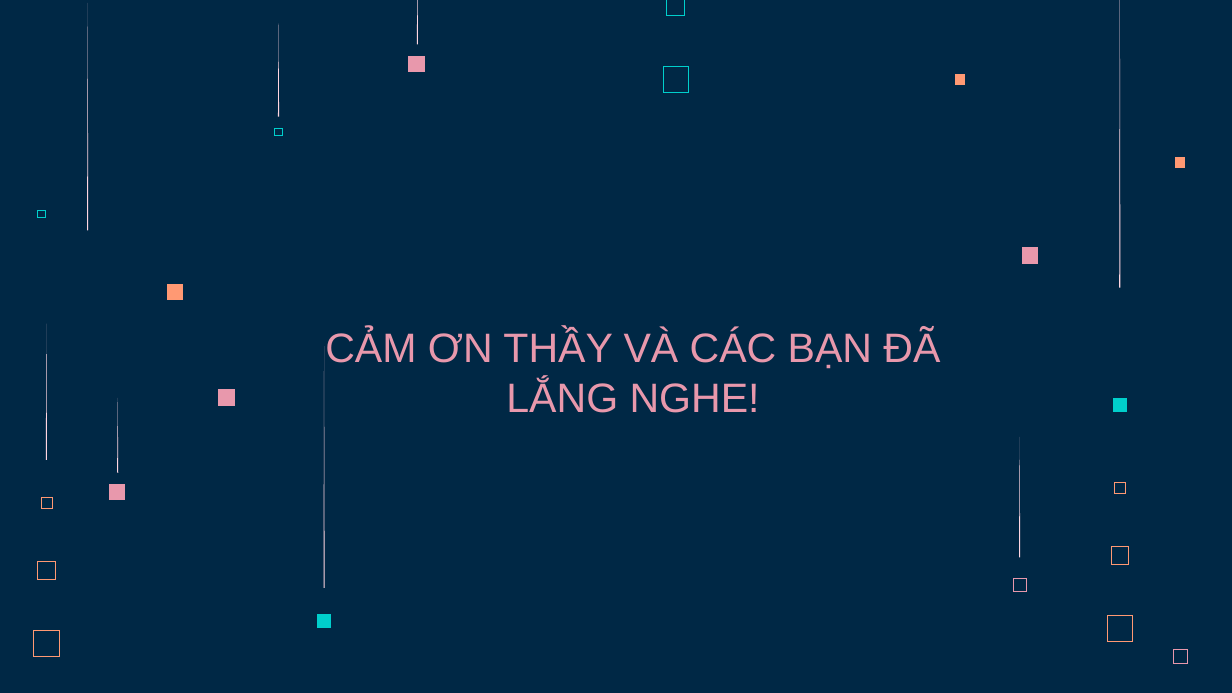
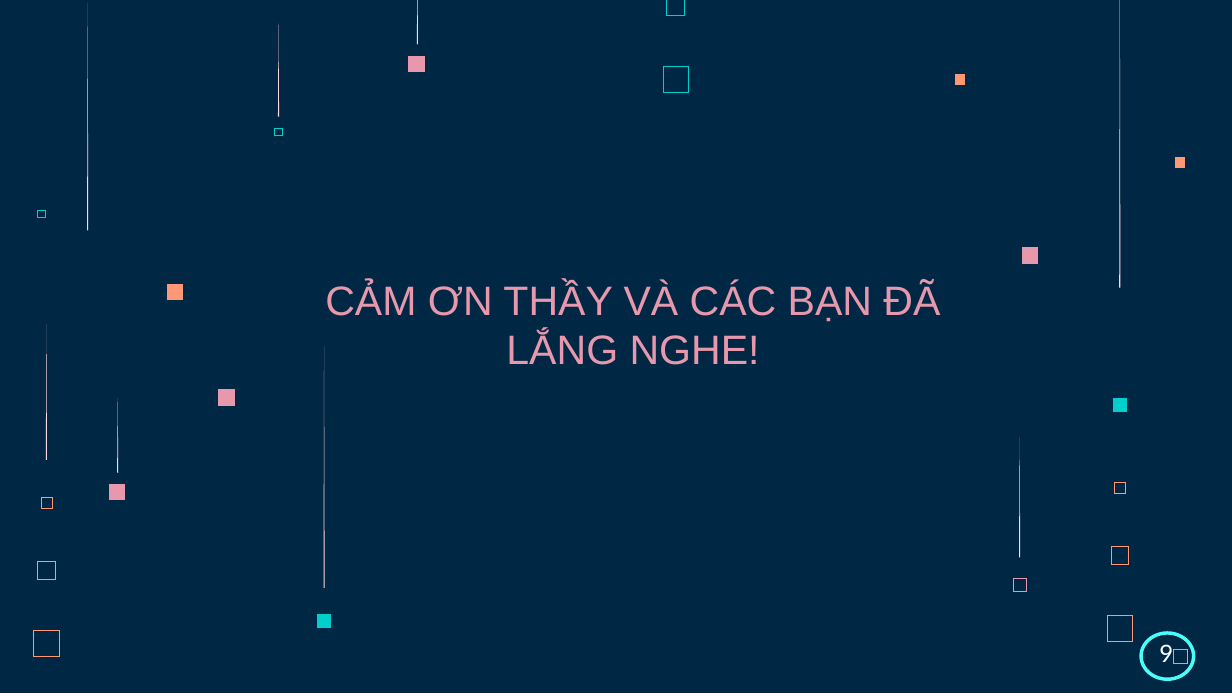
Before and after one commit to quang-pth/zelda-clone-pygame, a slide deck: slide 9 of slide-bao-cao.pptx (slide 7 before the commit). Drawn at 1232x693 pixels with LibreOffice and Linux fonts; fonts in the diff are those of the drawing. Boxes give left, top, right and bottom in pixels: in the first picture for what was removed or moved away, otherwise in the second. Text is boxed around its words. In the diff, an @@ line names an element or a change of style, - is before the commit and + after.

```diff
--- a/slide-bao-cao.pptx
+++ b/slide-bao-cao.pptx
@@ title "CẢM ƠN THẦY VÀ CÁC ...": place and size @@
-title "CẢM ƠN THẦY VÀ CÁC ..." at [325,330,940,413]
+title "CẢM ƠN THẦY VÀ CÁC ..." at [325,282,940,365]
@@ ellipse added at [1141,633,1194,680], fill #002845, outline #49FFFC 2 pt @@
@@ text added at [1159,644,1173,662], 14 pt, text #FFFFFF @@
+9
```
Also in this commit, not shown: 4 other slides changed, 4 slides added, 2 slides removed.
